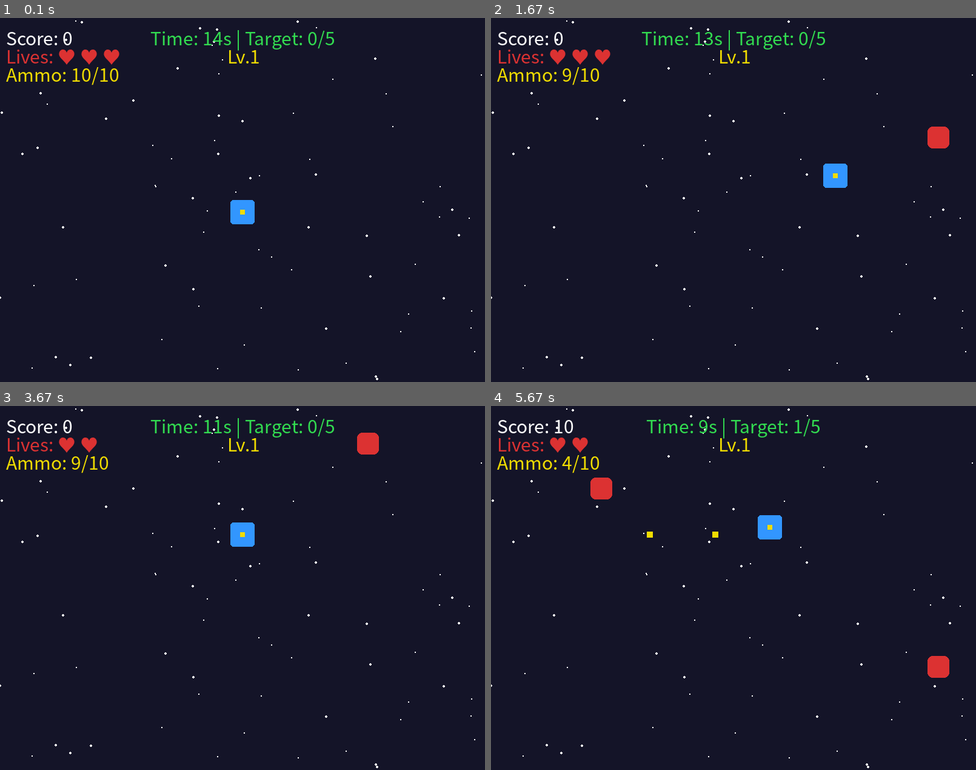
Above: before the commit, frames 1-4 (two rows, left to right).
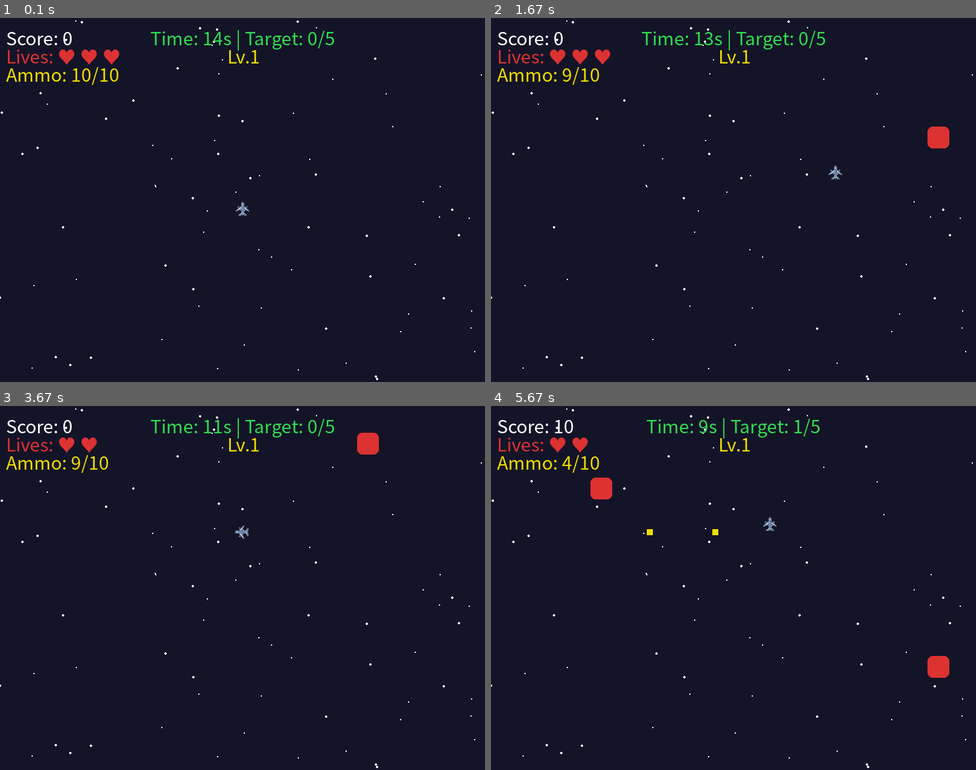
Above: after the commit, the same moments.

Repository: beepbeep456/pygame24
Game: pygame game, started from pygame24.py
The game is run twice, just before and just after one commit, with the same random seed, the same clock (stepped at 60 frames per second) and the same inputs.
Inputs:
- Up to frame 1 (0.1 s): no input
- Up to frame 2 (1.67 s): tap Space at 0.33 s; tap Enter at 0.67 s; hold Right 1-1.47 s; hold Up from 1.5 s (still down)
- Up to frame 3 (3.67 s): release Up at 1.8 s; hold Right 1.83-2.3 s; hold Left 2.33-2.87 s; hold Left 3.23-3.63 s
- Up to frame 4 (5.67 s): hold Up 3.67-4.03 s; tap Space at 3.73, 4.13, 4.43, 4.8, 5.2, 5.5 s; hold Right 4.07-4.7 s; hold Down 4.73-5.1 s; hold Left 5.13-5.6 s; hold Up from 5.63 s (still down)

The runs differ from the first frame. In frame 1, 0.3% of the frame differs, in the area x 47-53%, y 50-57%; in frame 2, 0.3%; in frame 3, 0.3%; in frame 4, 0.4%, in the area x 32-60%, y 30-37%.

Commit message:
플레이어 캐릭터 이미지 추가

Diff:
--- a/pygame24.py
+++ b/pygame24.py
@@ -24,7 +24,7 @@
 GREEN   = (50,  220, 80)
 
 screen = pygame.display.set_mode((WIDTH, HEIGHT))
-pygame.display.set_caption("Space Shooter - Advanced")
+pygame.display.set_caption("Space Shooter - Advanced & Visual")
 clock = pygame.time.Clock()
 font = get_korean_font(30)
 font_big = get_korean_font(72)
@@ -36,13 +36,52 @@
     {"enemy_speed": 5, "spawn": 25, "label": "Lv.3"},
 ]
 
-PLAYER_W, PLAYER_H = 40, 40
+
+# --- 이미지 로드 ---
+try:
+    # 1. 원본 이미지를 불러옵니다. (13.png로 변환한 파일을 사용한다고 가정합니다)
+    player_img_original = pygame.image.load("24.png").convert_alpha()
+
+    # 2. ★ 핵심: 원하는 크기를 정합니다. (가로, 세로)
+    # 예: 32x32는 원래(약 64x64 추정)의 절반 크기입니다.
+    # 더 줄이고 싶다면 (24, 24)나 (16, 16)으로 숫자를 낮추세요.
+    target_size = (32, 32)
+
+    # 3. ★ 중요: 픽셀 아트를 깨지지 않게 줄이는 함수를 사용합니다.
+    # pygame.transform.scale 대신 'smoothscale'을 사용하면
+    # 이미지가 작아져도 경계선이 부드럽고 깔끔하게 유지됩니다.
+    player_img = pygame.transform.smoothscale(player_img_original, target_size)
+
+    # 4. 줄어든 이미지의 크기를 게임 변수에 적용합니다.
+    PLAYER_W = player_img.get_width()
+    PLAYER_H = player_img.get_height()
+
+except FileNotFoundError:
+    print("13.png 이미지를 찾을 수 없습니다. 기본 파란색 네모를 사용합니다.")
+    player_img = None
+    PLAYER_W, PLAYER_H = 40, 40 # 이미지 없을 때 기본 크기
 ENEMY_W,  ENEMY_H  = 36, 36
-BULLET_SIZE = 10  # 어느 방향이든 자연스럽게 보이도록 정사각형으로 변경
-
-def draw_player(surf, rect):
-    pygame.draw.rect(surf, BLUE, rect, border_radius=5)
-    pygame.draw.rect(surf, YELLOW, (rect.centerx - 4, rect.centery - 4, 8, 8))
+BULLET_SIZE = 10
+
+def draw_player(surf, rect, img, facing):
+    if img:
+        # 바라보는 방향에 따른 회전 각도 계산
+        angle = 0
+        if facing == (1, 0): # 오른쪽
+            angle = -90
+        elif facing == (0, 1): # 아래
+            angle = 180
+        elif facing == (-1, 0): # 왼쪽
+            angle = 90
+
+        # 이미지 회전 및 중앙 맞춤
+        rotated_img = pygame.transform.rotate(img, angle)
+        rotated_rect = rotated_img.get_rect(center=rect.center)
+        surf.blit(rotated_img, rotated_rect)
+    else:
+        # 이미지가 없을 경우 기본 네모 그리기
+        pygame.draw.rect(surf, BLUE, rect, border_radius=5)
+        pygame.draw.rect(surf, YELLOW, (rect.centerx - 4, rect.centery - 4, 8, 8))
 
 def draw_enemy(surf, rect):
     pygame.draw.rect(surf, RED, rect, border_radius=8)
@@ -67,7 +106,7 @@
         pygame.draw.circle(screen, WHITE, (s[0], s[1]), s[2])
 
 def draw_hud(score, lives, level_cfg, ammo, max_ammo, reload_timer, m_time, m_kills, m_target):
-    # 기본 정보
+    # 점수와 목숨
     screen.blit(font.render(f"Score: {score}", True, WHITE), (10, 10))
     screen.blit(font.render(f"Lives: {'♥ ' * lives}", True, RED), (10, 40))
 
@@ -103,7 +142,7 @@
 
 def main():
     player = pygame.Rect(WIDTH // 2 - PLAYER_W // 2, HEIGHT // 2, PLAYER_W, PLAYER_H)
-    facing = (0, -1) # 기본 바라보는 방향 (위)
+    facing = (0, -1) # 처음에는 위쪽을 바라봄
 
     bullets  = []
     enemies  = []
@@ -117,7 +156,7 @@
     current_ammo = max_ammo
     shoot_cd = 0
     reload_timer = 0
-    reload_delay = 120 # 60프레임 = 1초 -> 2초 딜레이
+    reload_delay = 120 # 2초(60프레임 * 2) 딜레이
 
     # 타임어택 미션 시스템
     mission_time = 15 * FPS # 15초 제한
@@ -139,43 +178,39 @@
 
         keys = pygame.key.get_pressed()
 
-        # 이동 및 방향 전환 (가장 마지막에 누른 방향으로 총을 쏩니다)
-        moved = False
+        # 이동 및 방향 전환 (누른 방향 기억하기)
         if keys[pygame.K_LEFT]  and player.left  > 0:
-            player.x -= 6; facing = (-1, 0); moved = True
+            player.x -= 6; facing = (-1, 0)
         if keys[pygame.K_RIGHT] and player.right < WIDTH:
-            player.x += 6; facing = (1, 0); moved = True
+            player.x += 6; facing = (1, 0)
         if keys[pygame.K_UP]    and player.top   > 0:
-            player.y -= 6; facing = (0, -1); moved = True
+            player.y -= 6; facing = (0, -1)
         if keys[pygame.K_DOWN]  and player.bottom < HEIGHT:
-            player.y += 6; facing = (0, 1); moved = True
-
-        # 총알 발사 로직
+            player.y += 6; facing = (0, 1)
+
+        # 총알 발사 및 재장전 로직
         shoot_cd -= 1
 
-        # 재장전 로직
         if reload_timer > 0:
             reload_timer -= 1
             if reload_timer <= 0:
-                current_ammo = max_ammo # 장전 완료
+                current_ammo = max_ammo # 재장전 완료
 
         if keys[pygame.K_SPACE] and shoot_cd <= 0 and current_ammo > 0 and reload_timer <= 0:
-            # 총알 발사 위치 (플레이어 중앙)
             bx = player.centerx - BULLET_SIZE // 2
             by = player.centery - BULLET_SIZE // 2
             b_rect = pygame.Rect(bx, by, BULLET_SIZE, BULLET_SIZE)
 
-            # 바라보는 방향으로 총알 이동 속도 설정
+            # 바라보는 방향으로 총알 발사
             bullets.append({"rect": b_rect, "dx": facing[0] * 12, "dy": facing[1] * 12})
 
             current_ammo -= 1
             shoot_cd = 15
 
-            # 총알을 다 쓰면 재장전 타이머 시작
             if current_ammo <= 0:
                 reload_timer = reload_delay
 
-        # 미션 타임어택 로직
+        # 미션(타임어택) 로직
         mission_time -= 1
         if mission_time <= 0:
             if mission_kills < mission_target:
@@ -183,35 +218,35 @@
                     main()
                 return
             else:
-                # 미션 성공 시 다음 미션 부여 (난이도 증가)
                 mission_time = 15 * FPS
                 mission_kills = 0
-                mission_target += 2 # 요구 처치 수 증가
-                score += 50 # 미션 성공 보너스
-
-        # 오브젝트 이동
+                mission_target += 2
+                score += 50
+
+        # 총알 이동
         for b in bullets:
             b["rect"].x += b["dx"]
             b["rect"].y += b["dy"]
 
-        # 화면 밖 총알 제거
+        # 화면 밖으로 나간 총알 지우기
         bullets = [b for b in bullets if 0 <= b["rect"].right and b["rect"].left <= WIDTH and 0 <= b["rect"].bottom and b["rect"].top <= HEIGHT]
 
+        # 적 생성
         spawn_timer += 1
         if spawn_timer >= level_cfg["spawn"]:
             spawn_timer = 0
             enemies.append(spawn_enemy(level_cfg))
 
+        # 적 이동
         alive_enemies = []
         for en in enemies:
             en["rect"].x += en["dx"]
             en["rect"].y += en["dy"]
-            # 화면을 벗어난 적 제거 (위, 아래, 양옆 여유 공간 허용)
             if -50 <= en["rect"].y <= HEIGHT + 50 and -50 <= en["rect"].x <= WIDTH + 50:
                 alive_enemies.append(en)
         enemies = alive_enemies
 
-        # 충돌 판정
+        # 충돌 판정 (총알 vs 적)
         hit_bullets = set()
         hit_enemies = set()
         for bi, b in enumerate(bullets):
@@ -221,16 +256,17 @@
                     hit_enemies.add(ei)
                     score += 10
                     mission_kills += 1
-                    # 명중 시 총알 회복
+                    # 명중 시 총알 1개 회복
                     current_ammo = min(max_ammo, current_ammo + 1)
 
         bullets  = [b  for i, b  in enumerate(bullets)  if i not in hit_bullets]
         enemies  = [en for i, en in enumerate(enemies)   if i not in hit_enemies]
 
+        # 레벨업
         level_idx = min(score // 150, len(LEVELS) - 1)
         level_cfg = LEVELS[level_idx]
 
-        # 플레이어 피격 로직
+        # 충돌 판정 (플레이어 vs 적)
         if invincible > 0:
             invincible -= 1
         else:
@@ -238,14 +274,14 @@
                 if player.colliderect(en["rect"]):
                     lives -= 1
                     invincible = 90
-                    enemies.clear() # 피격 시 화면 정리
+                    enemies.clear() # 맞으면 화면에 있는 적 모두 지우기
                     if lives <= 0:
                         if game_over_screen(score, "SHIP DESTROYED!"):
                             main()
                         return
                     break
 
-        # 그리기
+        # 화면 그리기
         screen.fill(GRAY)
         draw_stars(stars)
 
@@ -257,7 +293,7 @@
 
         blink = (invincible // 10) % 2 == 0
         if blink:
-            draw_player(screen, player)
+            draw_player(screen, player, player_img, facing)
 
         draw_hud(score, lives, level_cfg, current_ammo, max_ammo, reload_timer, mission_time, mission_kills, mission_target)
         pygame.display.flip()
Binary file added: 24.png
